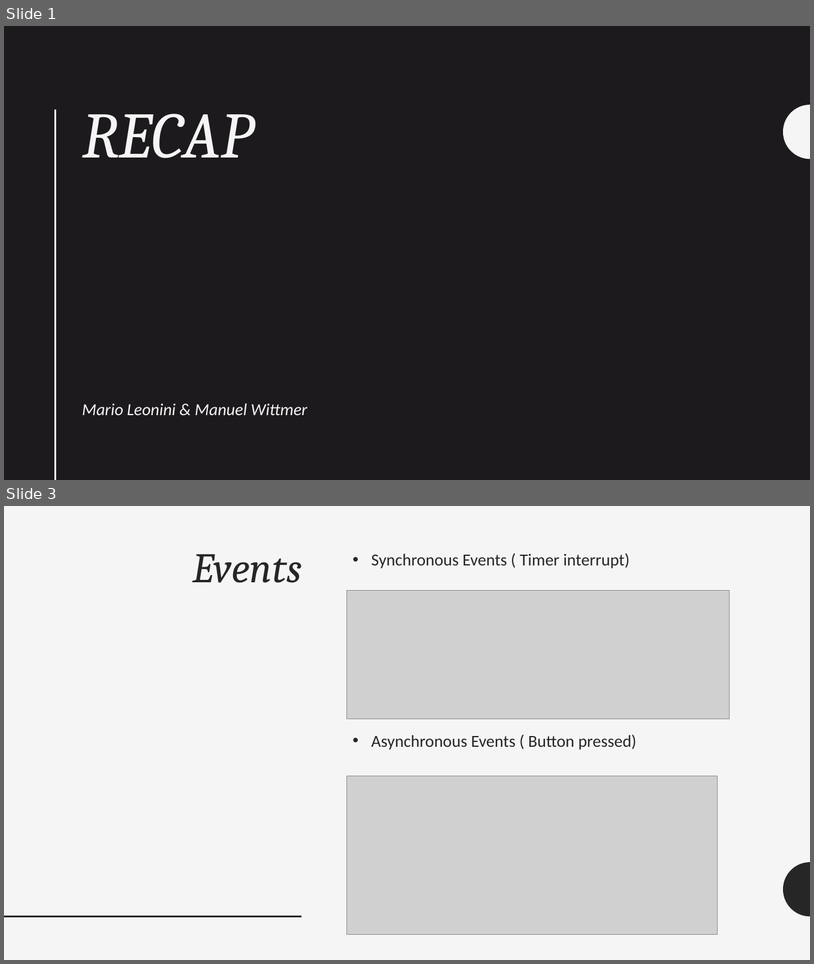
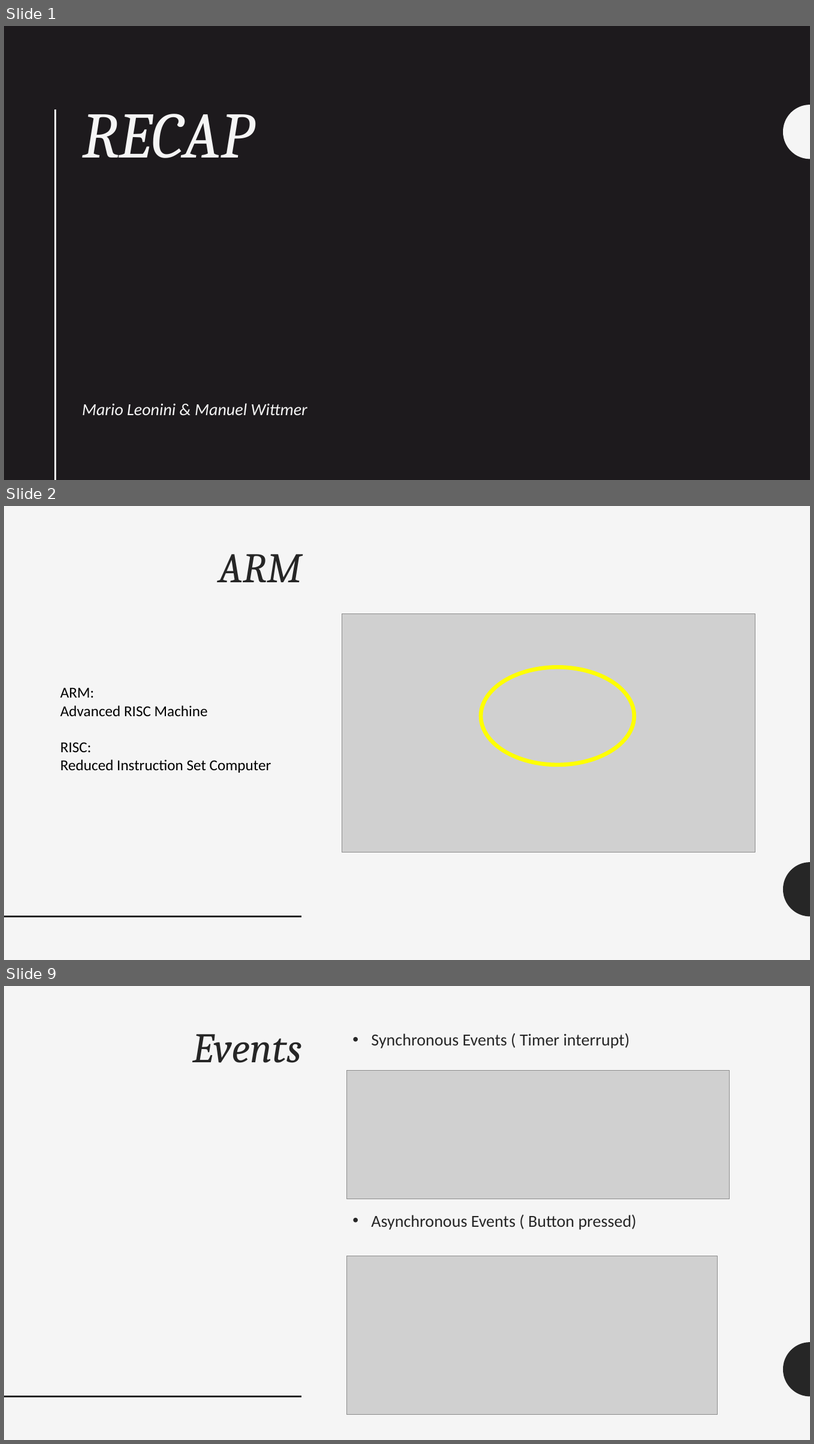
Before and after one commit to manuwira/intro_Team6, a slide deck: PräsentationIntro.pptx. Shown one above the other, each under a label of ours: slides 1 and 3 before the commit, slides 1, 2 and 9 after it; the slides between them are not shown. The pictures are 814x964 and 814x1444 pixels, drawn with LibreOffice and Linux fonts; fonts in the diff are those of the drawing; grey boxes stand for pictures. Boxes give left, top, right and bottom in pixels: in the first picture for what was removed or moved away, otherwise in the second. Text is boxed around its words. In the diff, an @@ line names an element or a change of style, - is before the commit and + after.

```diff
--- a/PräsentationIntro.pptx
+++ b/PräsentationIntro.pptx
@@ slide 2 added at [4,506,810,960], background #F5F5F5; not listed: 2 template elements that a slide beside it also shows @@
@@ title added at [218,554,302,582], 50 pt, text #262626, italic @@
+ARM
@@ picture added at [342,613,755,852] @@
@@ ellipse added at [482,667,635,765], outline #FFFF00 4.75 pt @@
@@ text added at [60,687,272,772], 18 pt, text #000000 @@
+ARM:
+Advanced RISC Machine
+RISC:
+Reduced Instruction Set Computer
@@ what was slide 3 is now slide 9 @@
```
Also in this commit, not shown: 6 other slides added, 1 slide removed.
